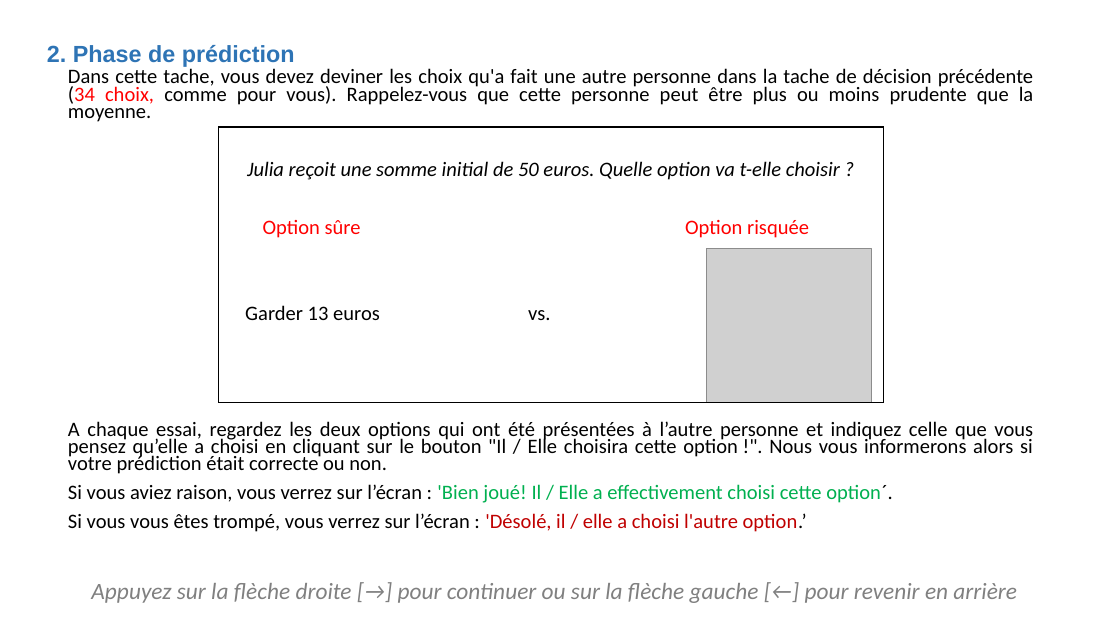
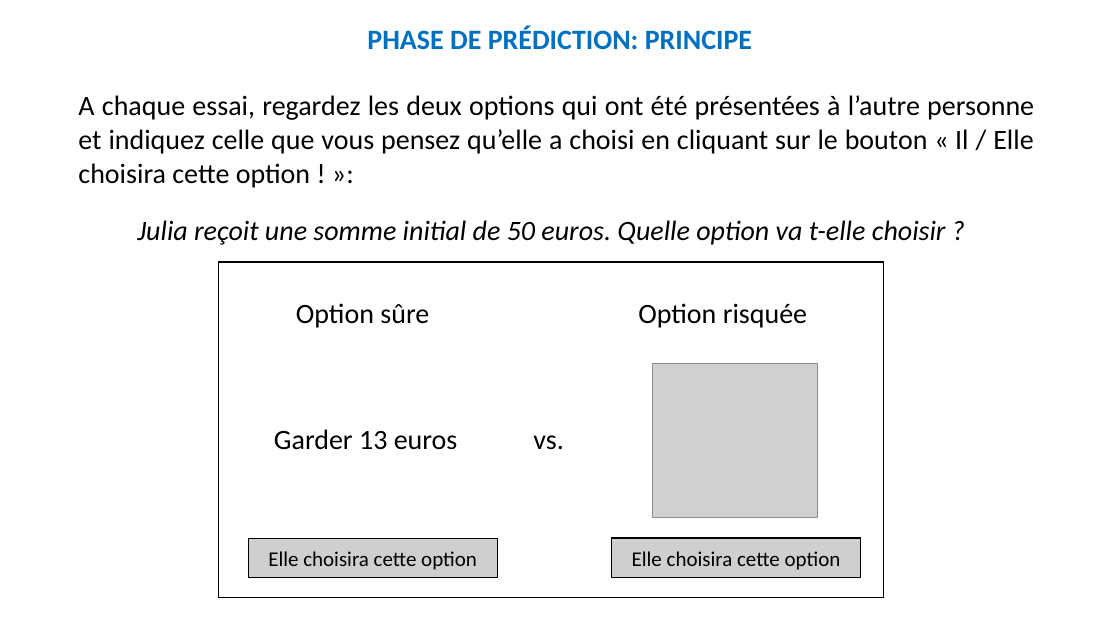
Before and after one commit to MBB-team/Online_Testing, a slide deck: slide 7 of src/DPD_task/stimuli/instructions/instructionsDPD.pptx (slide 6 before the commit). Drawn at 1120x630 pixels with LibreOffice and Linux fonts; fonts in the diff are those of the drawing; grey boxes stand for pictures. Boxes give left, top, right and bottom in pixels: in the first picture for what was removed or moved away, otherwise in the second. Text is boxed around its words. In the diff, an @@ line names an element or a change of style, - is before the commit and + after.

```diff
--- a/src/DPD_task/stimuli/instructions/instructionsDPD.pptx
+++ b/src/DPD_task/stimuli/instructions/instructionsDPD.pptx
@@ text at [367, 26, 752, 50]: text changed; size 20 to 24 pt; font Arial to Calibri; text colour #2E74B5 to #0070C0 @@
-2. Phase de prédiction
+PHASE DE PRÉDICTION: PRINCIPE
@@ text at [68, 66, 1034, 122]: paragraph removed @@
-Dans cette tache, vous devez deviner les choix qu'a fait une autre personne dans la tache de décision précédente (34 choix, comme pour vous). Rappelez-vous que cette personne peut être plus ou moins prudente que la moyenne.
@@ text added at [78, 95, 1034, 188], 24 pt, text #000000 @@
+A chaque essai, regardez les deux options qui ont été présentées à l’autre personne et indiquez celle que vous pensez qu’elle a choisi en cliquant sur le bouton « Il / Elle choisira cette option ! »:
@@ text "Julia reçoit une somme initial ...": place and size @@
-text "Julia reçoit une somme initial ..." at [68, 66, 1034, 532]
+text "Julia reçoit une somme initial ..." at [137, 220, 946, 450]
@@ text "Julia reçoit une somme initial ..." at [137, 220, 946, 450]: size 17.6 to 24 pt; text colour #FF0000 to #000000 in "Option sûre Option risquée"; line spacing 0.7 to 0.9 @@
@@ rectangle: place and size @@
-rectangle at [218, 127, 884, 402]
+rectangle at [218, 262, 884, 597]
@@ picture: place and size @@
-picture at [707, 249, 871, 403]
+picture at [653, 364, 818, 518]
@@ text at [68, 421, 1033, 532]: paragraphs removed @@
-A chaque essai, regardez les deux options qui ont été présentées à l’autre personne et indiquez celle que vous pensez qu’elle a choisi en cliquant sur le bouton "Il / Elle choisira cette option !". Nous vous informerons alors si votre prédiction était correcte ou non.
-Si vous aviez raison, vous verrez sur l’écran : 'Bien joué! Il / Elle a effectivement choisi cette option´.
-Si vous vous êtes trompé, vous verrez sur l’écran : 'Désolé, il / elle a choisi l'autre option.’
@@ rectangle added at [249, 539, 498, 578], fill #D0CECE, outline #000000 1 pt @@
@@ rectangle added at [612, 539, 861, 578], fill #D0CECE, outline #000000 1 pt @@
@@ text added at [268, 551, 477, 570], 18 pt, text #000000 @@
+Elle choisira cette option
@@ text added at [632, 551, 841, 570], 18 pt, text #000000 @@
+Elle choisira cette option
@@ text removed at [91, 583, 1017, 603] @@
-Appuyez sur la flèche droite [→] pour continuer ou sur la flèche gauche [←] pour revenir en arrière
```
Also in this commit, not shown: 14 other slides changed, 8 slides added, 3 slides removed, 2 other files.
